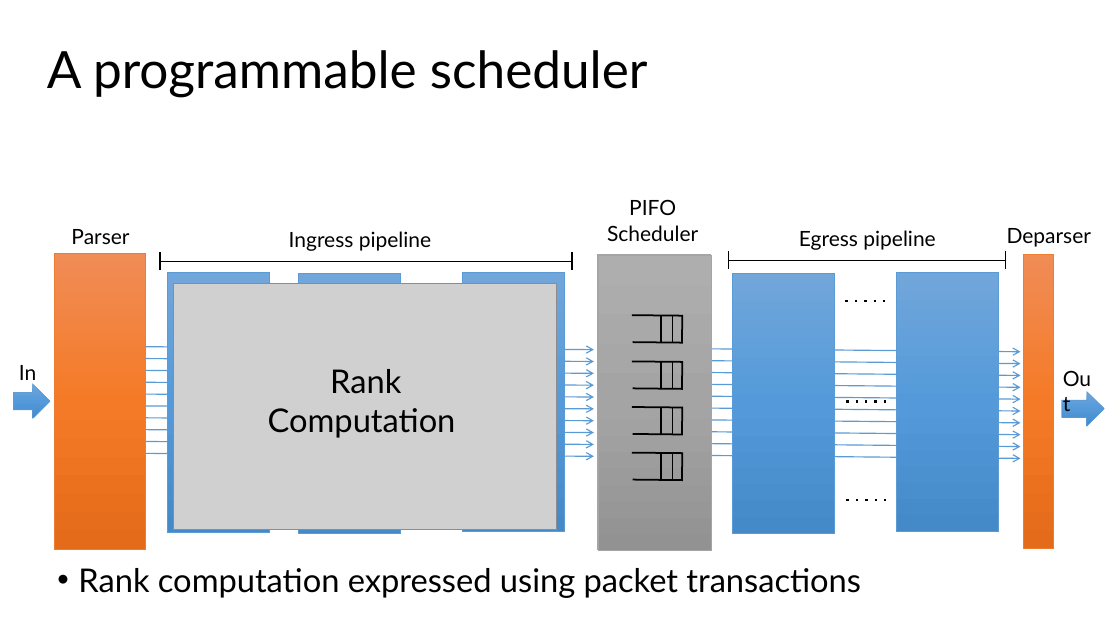
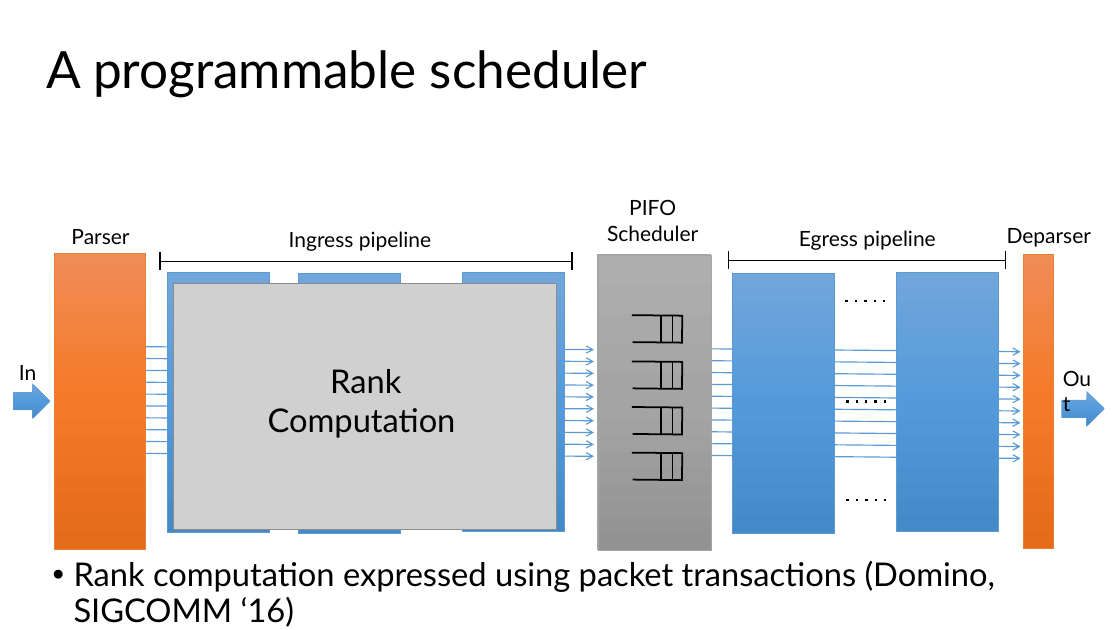
Before and after one commit to anirudhSK/pifo-domino-marple-ppts, a slide deck: slide 8 of pifo_sigcomm.pptx. Drawn at 1120x630 pixels with LibreOffice and Linux fonts; fonts in the diff are those of the drawing; grey boxes stand for pictures. Boxes give left, top, right and bottom in pixels: in the first picture for what was removed or moved away, otherwise in the second. Text is boxed around its words. In the diff, an @@ line names an element or a change of style, - is before the commit and + after.

```diff
--- a/pifo_sigcomm.pptx
+++ b/pifo_sigcomm.pptx
@@ text at (x1=74, y1=561, x2=996, y2=627): text changed @@
-• Rank computation expressed using packet transactions
+• Rank computation expressed using packet transactions (Domino, SIGCOMM ‘16)
```
Also in this commit, not shown: 2 other slides changed, 1 slide added, 1 slide removed.
